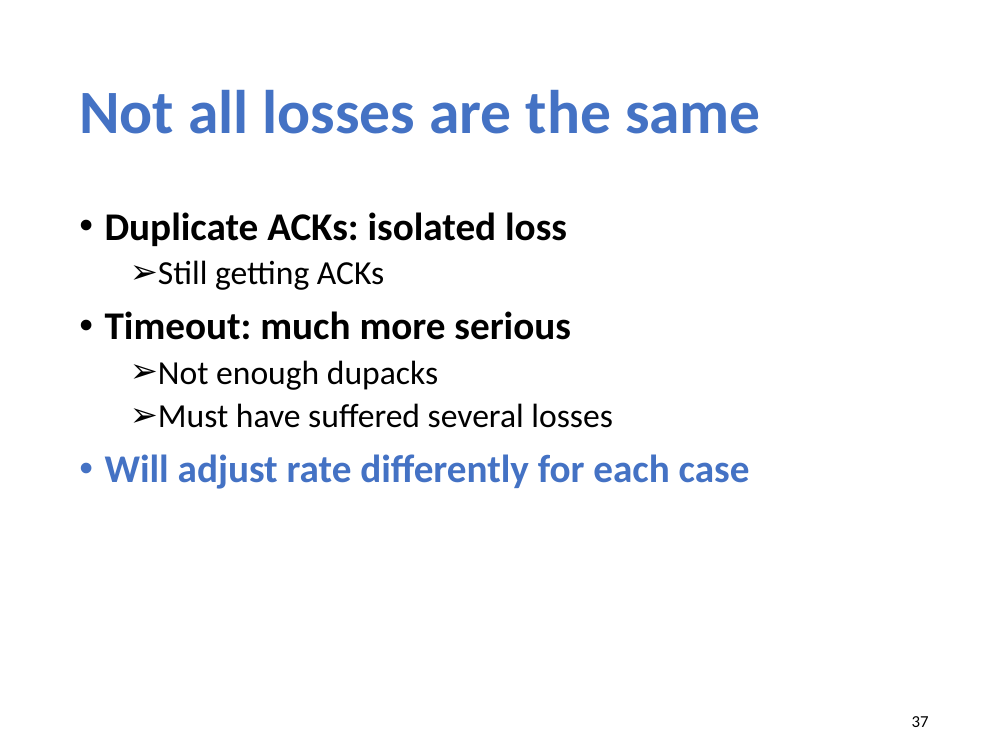
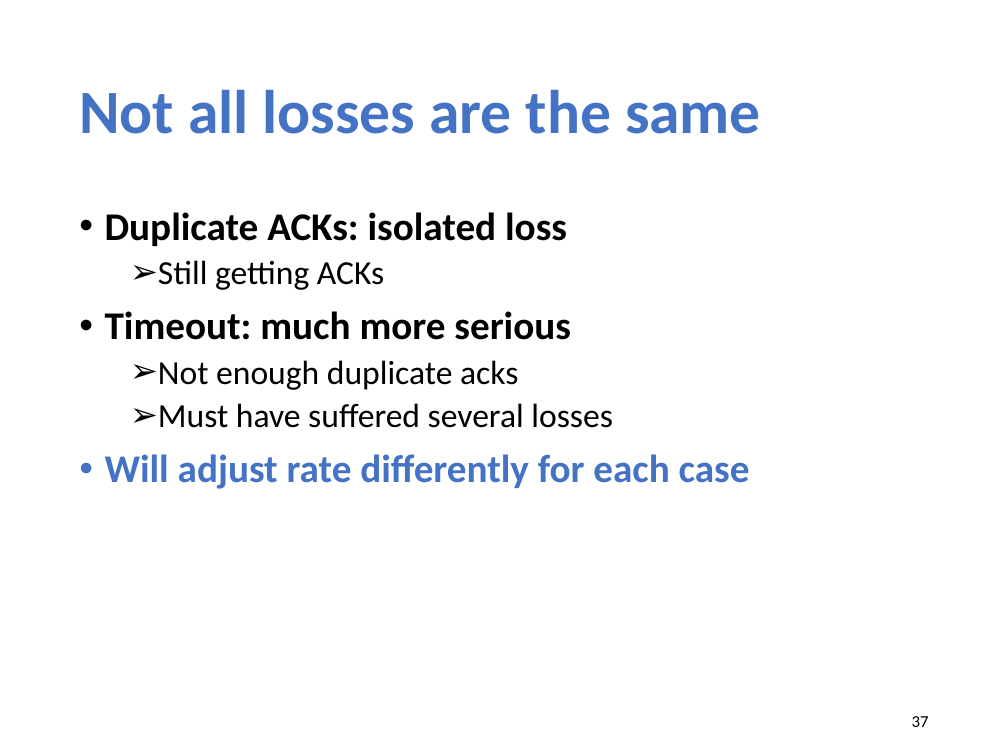
Before and after one commit to xinjin/course-net, a slide deck: slide 37 of slides/lec08_flow_congestion.pptx. Drawn at 1008x756 pixels with LibreOffice and Linux fonts; fonts in the diff are those of the drawing. Boxes give left, top, right and bottom in pixels: in the first picture for what was removed or moved away, otherwise in the second. Text is boxed around its words. In the diff, an @@ line names an element or a change of style, - is before the commit and + after.

```diff
--- a/slides/lec08_flow_congestion.pptx
+++ b/slides/lec08_flow_congestion.pptx
@@ text at [158,360,518,390]: text changed @@
-  ➢ Not enough dupacks
+  ➢ Not enough duplicate acks
```
Also in this commit, not shown: 2 other slides changed, 1 slide added, 3 other files.
